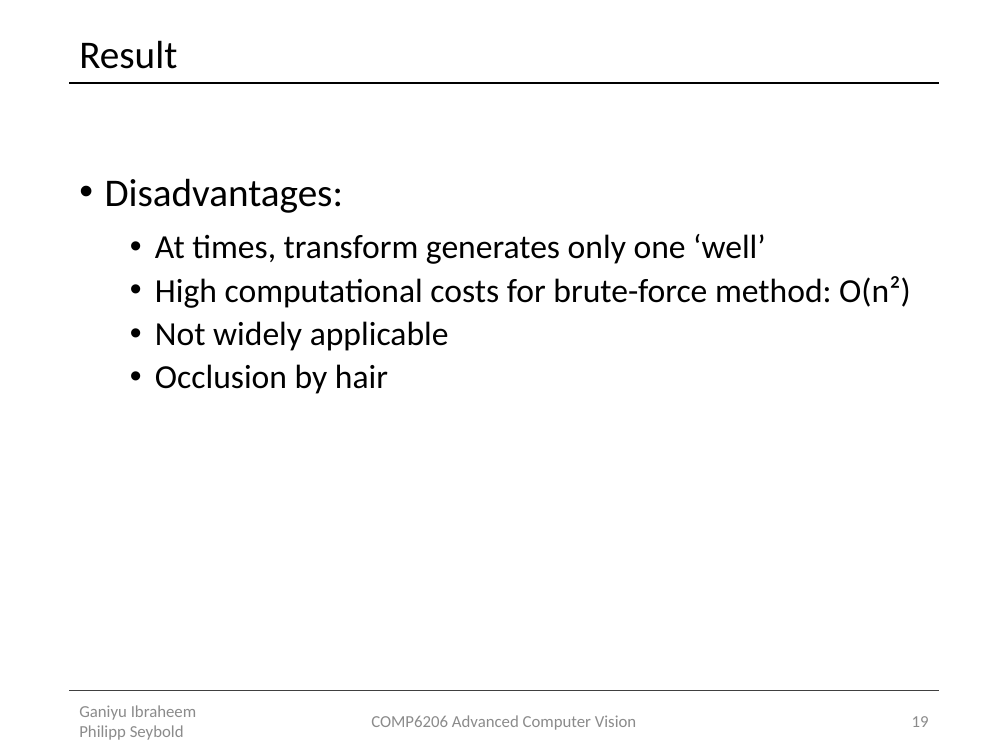
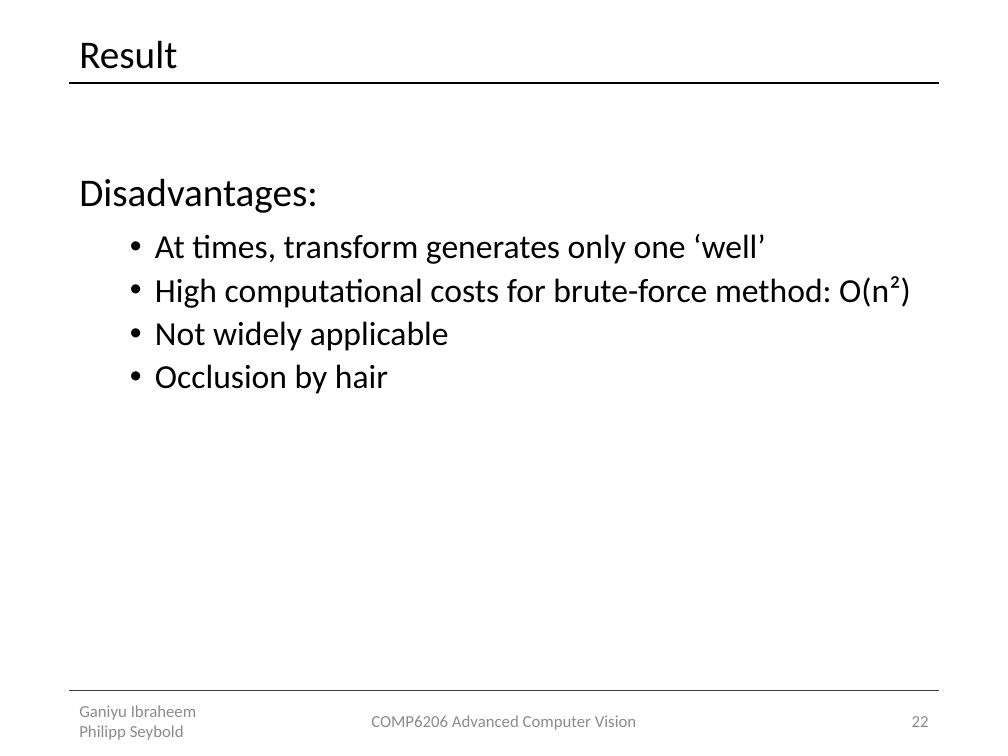
Before and after one commit to Lxrd-AJ/ForceFieldTransforms, a slide deck: slide 22 of Force Field Transformation.pptx (slide 19 before the commit). Drawn at 1008x756 pixels with LibreOffice and Linux fonts; fonts in the diff are those of the drawing. Boxes give left, top, right and bottom in pixels: in the first picture for what was removed or moved away, otherwise in the second. Text is boxed around its words. In the diff, an @@ line names an element or a change of style, - is before the commit and + after.

```diff
--- a/Force Field Transformation.pptx
+++ b/Force Field Transformation.pptx
@@ text at (x1=79, y1=178, x2=317, y2=213): bullet • to none @@
@@ page number at (x1=912, y1=716, x2=929, y2=727): text changed @@
-19
+22
```
Also in this commit, not shown: 2 other slides changed, 3 slides added.
